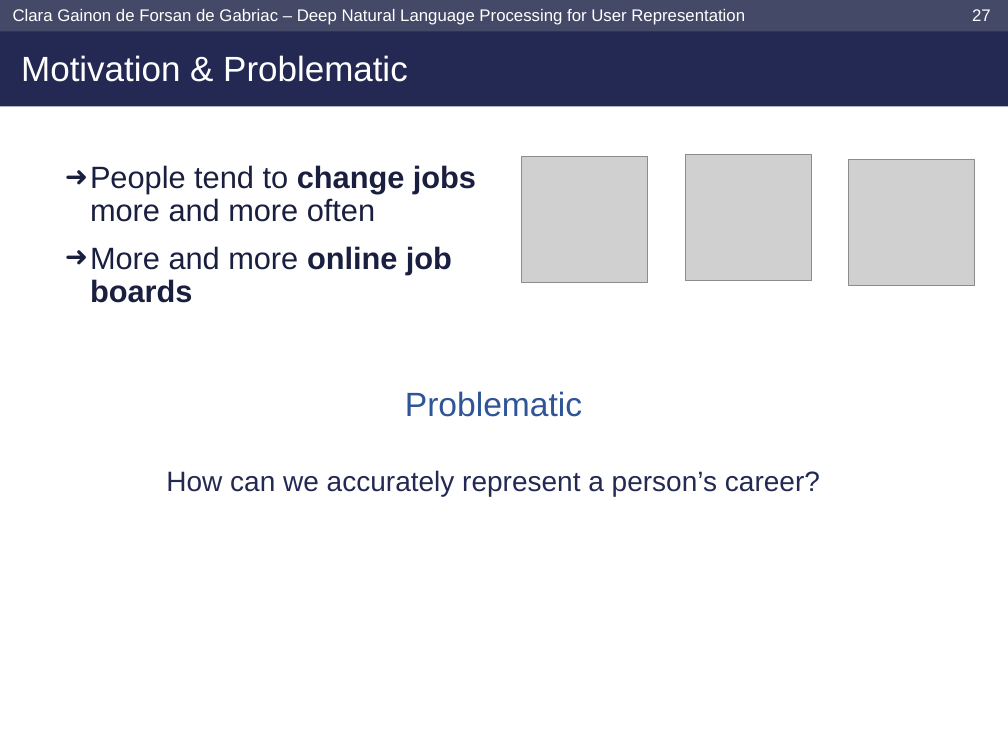
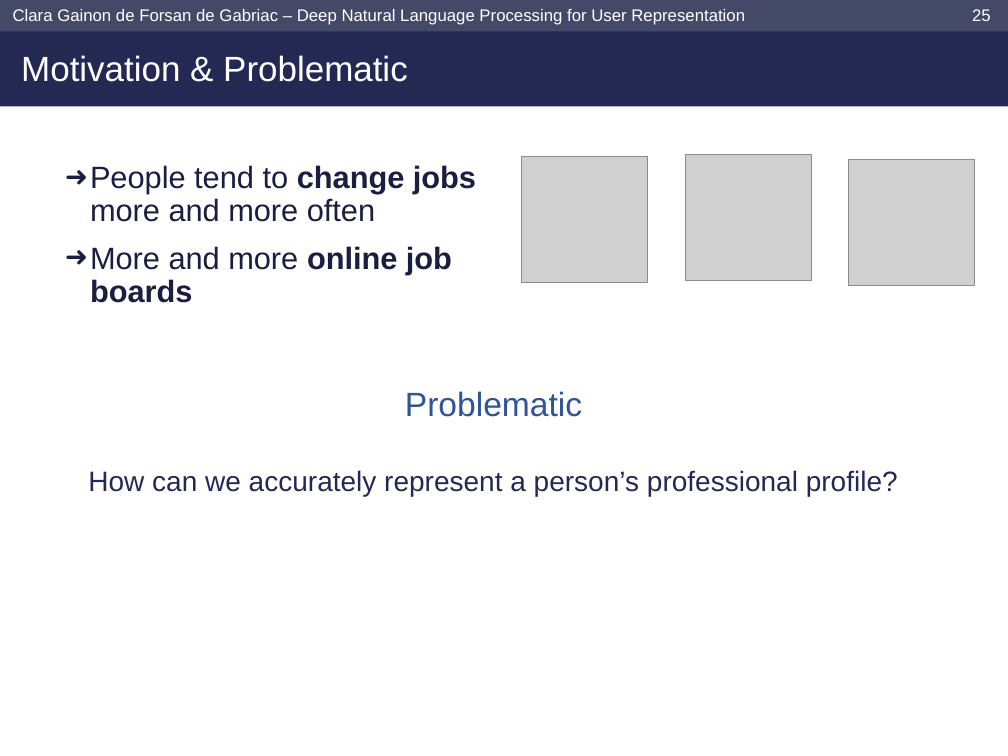
Before and after one commit to clara-gdef/defense, a slide deck: slide 26 of defense.pptx (slide 28 before the commit). Drawn at 1008x756 pixels with LibreOffice and Linux fonts; fonts in the diff are those of the drawing; grey boxes stand for pictures; background and template pictures are left out. Boxes give left, top, right and bottom in pixels: in the first picture for what was removed or moved away, otherwise in the second. Text is boxed around its words. In the diff, an @@ line names an element or a change of style, - is before the commit and + after.

```diff
--- a/defense.pptx
+++ b/defense.pptx
@@ page number at (972,9,991,21): text changed @@
-27
+25
@@ text at (88,470,898,496): text changed @@
-How can we accurately represent a person’s career?
+How can we accurately represent a person’s professional profile?
```
Also in this commit, not shown: 17 other slides changed, 2 slides added, 3 slides removed.
